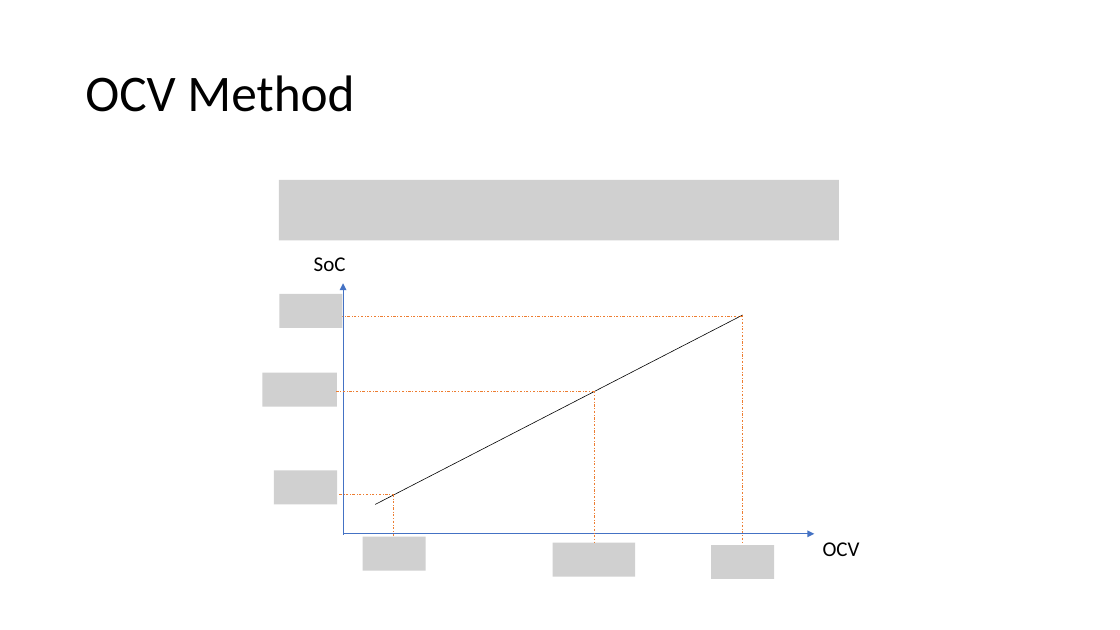
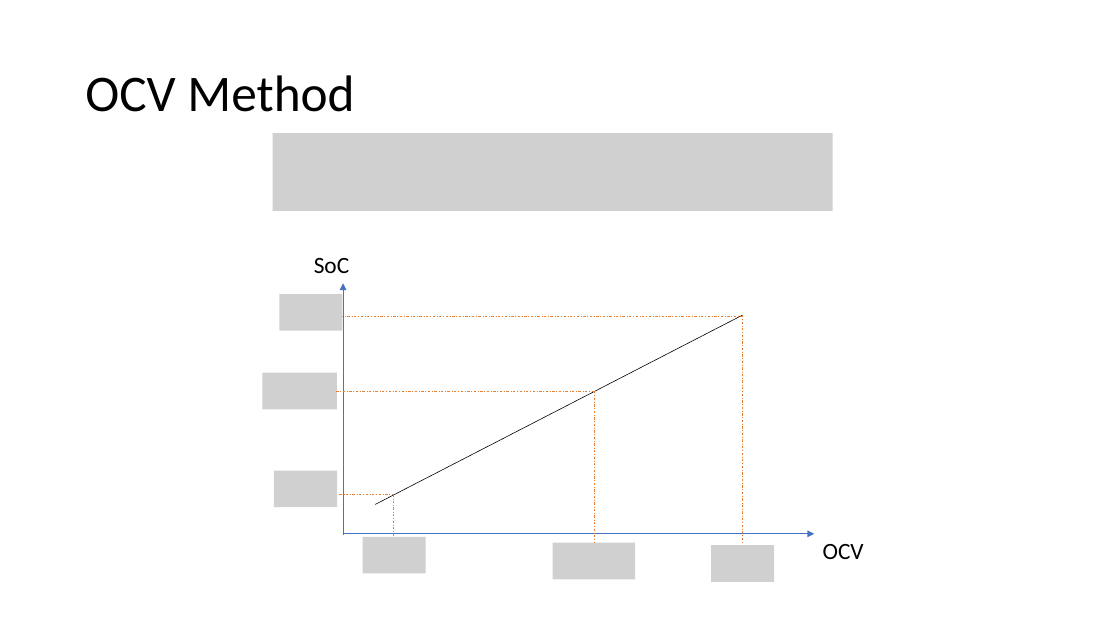
Before and after one commit to DrHammerhead/SoC-estimation, a slide deck: slide 7 of SoC Estimation.pptx. Drawn at 1120x630 pixels with LibreOffice and Linux fonts; fonts in the diff are those of the drawing; grey boxes stand for pictures. Boxes give left, top, right and bottom in pixels: in the first picture for what was removed or moved away, otherwise in the second. Text is boxed around its words. In the diff, an @@ line names an element or a change of style, - is before the commit and + after.

```diff
--- a/SoC Estimation.pptx
+++ b/SoC Estimation.pptx
@@ picture: place and size @@
-picture at <box>279,180,839,240</box>
+picture at <box>273,134,833,212</box>
@@ text "SoC" at <box>314,258,349,273</box>: size 18 to 20 pt @@
@@ text "OCV" at <box>823,544,864,559</box>: size 18 to 20 pt @@
@@ picture: place and size @@
-picture at <box>553,543,635,576</box>
+picture at <box>553,543,635,580</box>
```
Also in this commit, not shown: 2 other slides changed, 3 slides added, 2 slides removed.
